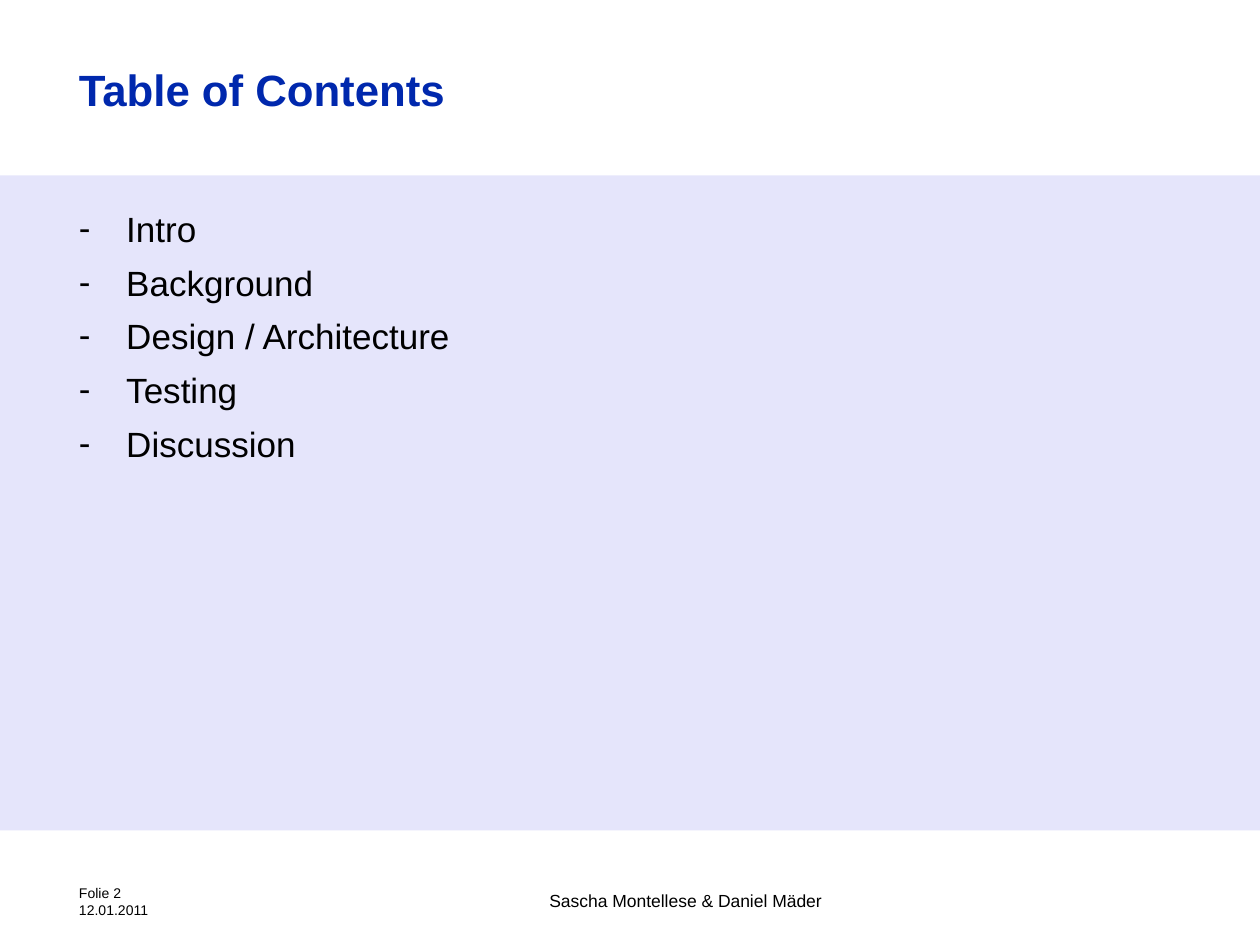
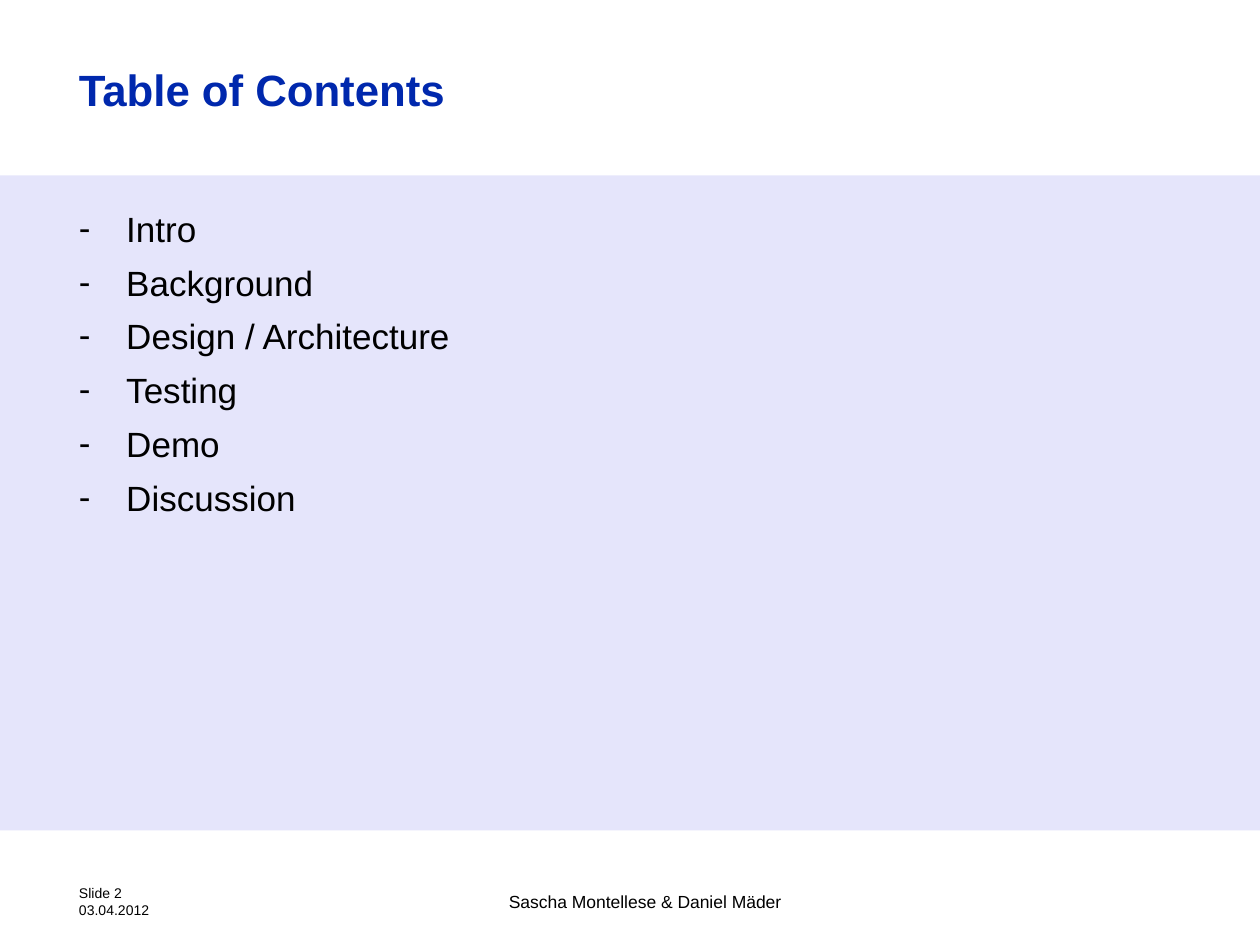
Before and after one commit to Montellese/TSM_MobOp, a slide deck: slide 2 of Starshooter.pptx. Drawn at 1260x945 pixels with LibreOffice and Linux fonts; fonts in the diff are those of the drawing; background and template pictures are left out. Boxes give left, top, right and bottom in pixels: in the first picture for what was removed or moved away, otherwise in the second. Text is boxed around its words. In the diff, an @@ line names an element or a change of style, - is before the commit and + after.

```diff
--- a/Starshooter.pptx
+++ b/Starshooter.pptx
@@ text at (x1=126, y1=433, x2=219, y2=458): paragraph added @@
+– Demo
@@ text at (x1=79, y1=888, x2=149, y2=915): text changed @@
-Folie 2
-12.01.2011
+Slide 2
+03.04.2012
@@ text "Sascha Montellese & Daniel Mäder" moved from (x1=549, y1=894, x2=821, y2=907) to (x1=509, y1=895, x2=781, y2=908) @@
@@ text "Sascha Montellese & Daniel Mäder" at (x1=509, y1=895, x2=781, y2=908): vertical alignment top to middle @@
```
Also in this commit, not shown: 11 other slides changed, 1 slide added, 3 other files.
